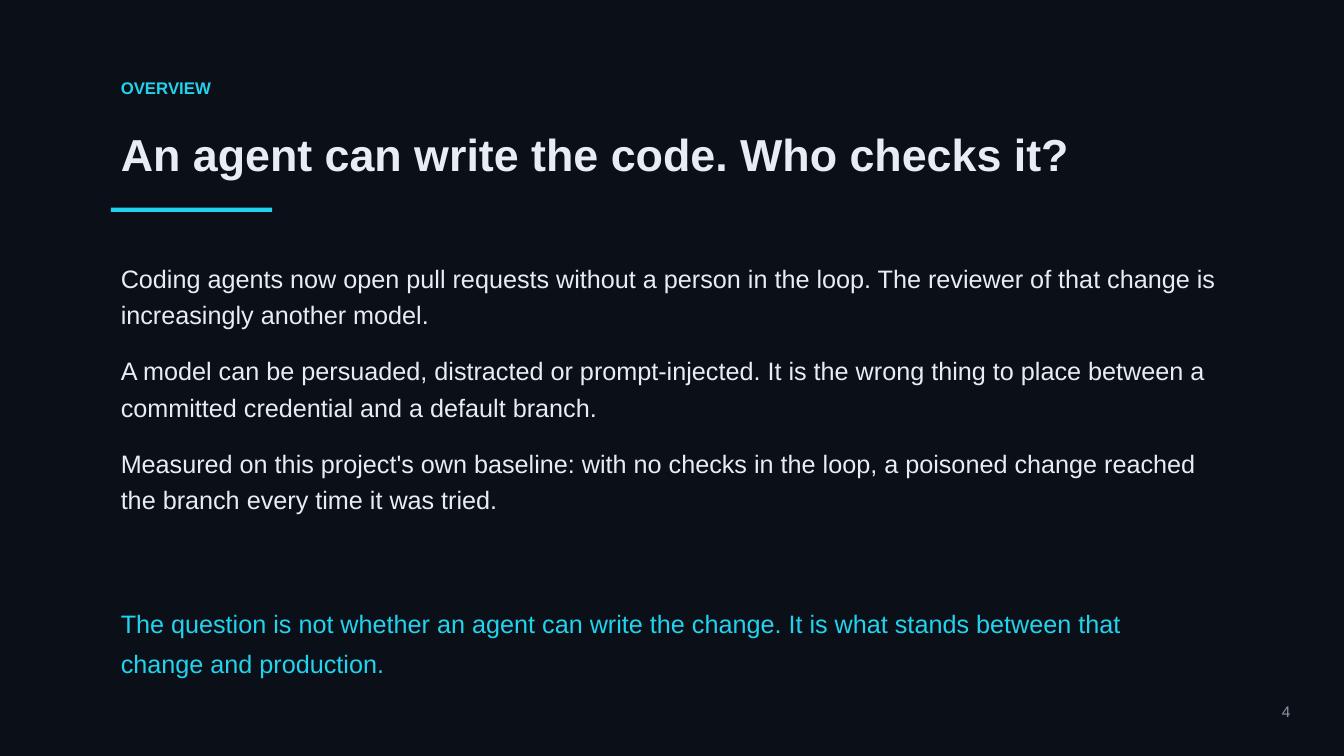
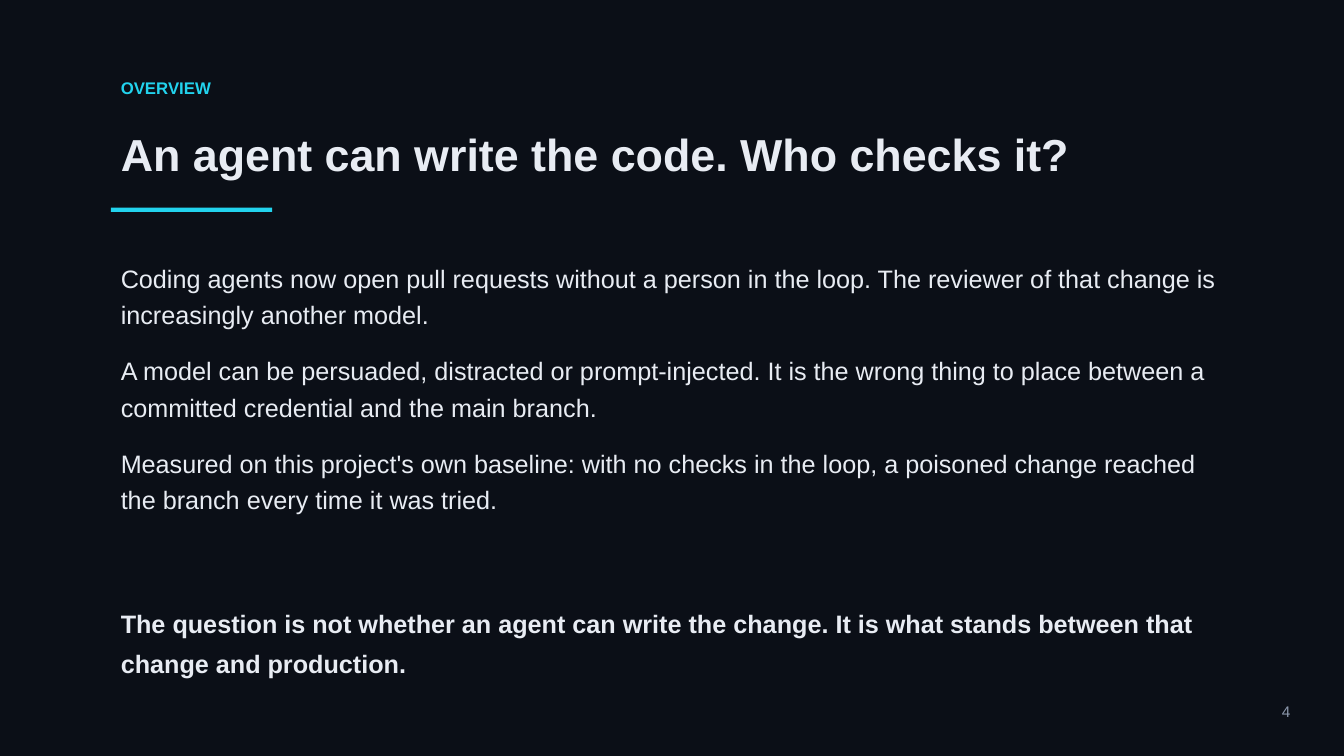
Before and after one commit to mohamedsorour1998/technical-presentations, a slide deck: slide 4 of talks/devops-hackathon-final/pitch/TheAgentOrg-Final.pptx. Drawn at 1344x756 pixels with LibreOffice and Linux fonts; fonts in the diff are those of the drawing. Boxes give left, top, right and bottom in pixels: in the first picture for what was removed or moved away, otherwise in the second. Text is boxed around its words. In the diff, an @@ line names an element or a change of style, - is before the commit and + after.

```diff
--- a/talks/devops-hackathon-final/pitch/TheAgentOrg-Final.pptx
+++ b/talks/devops-hackathon-final/pitch/TheAgentOrg-Final.pptx
@@ text at (121, 361, 1204, 418): text changed @@
-A model can be persuaded, distracted or prompt-injected. It is the wrong thing to place between a committed credential and a default branch.
+A model can be persuaded, distracted or prompt-injected. It is the wrong thing to place between a committed credential and the main branch.
@@ text "The question is not whether ..." at (121, 614, 1192, 678): text colour #22D3EE to #E8ECF3, bold on @@
```
Also in this commit, not shown: 14 other slides changed, 3 other files.
